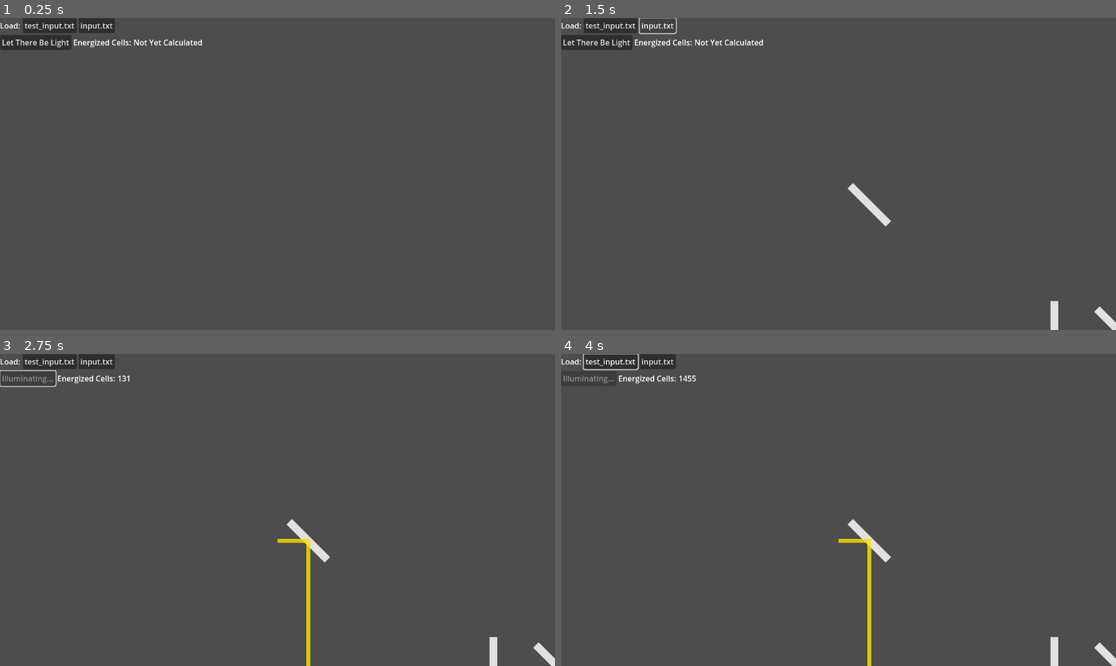
Above: before the commit, frames 1-4 (two rows, left to right).
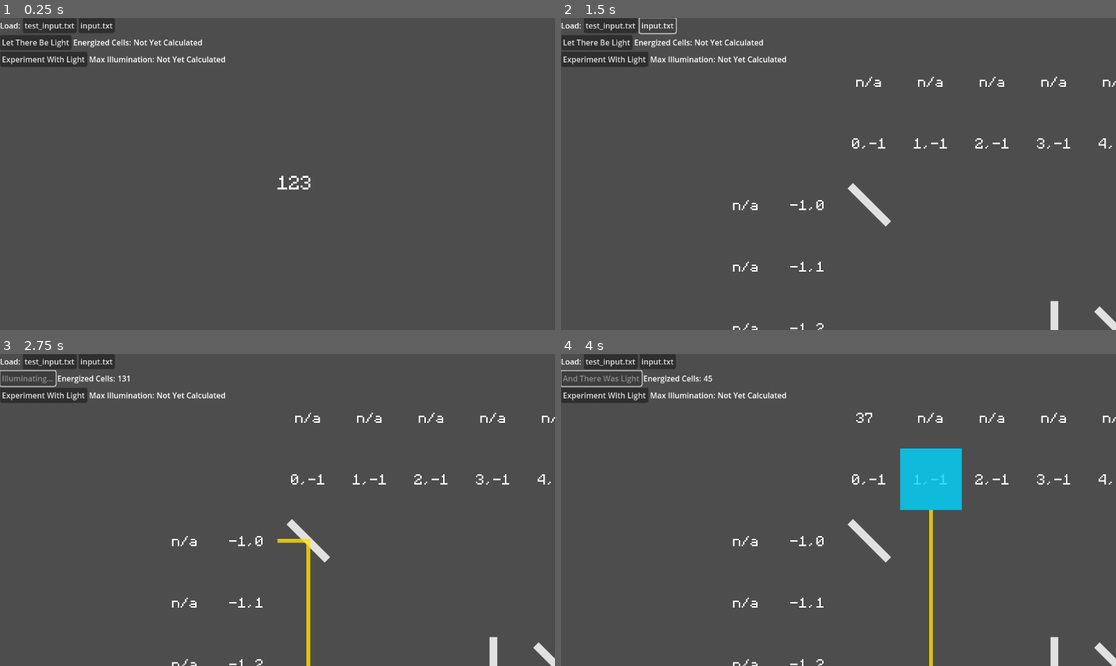
Above: after the commit, the same moments.

Repository: andrejp88/advent-of-code-2023
Game: Godot game, scene res://src/day_16/day_16.tscn
The game is run twice, just before and just after one commit, with the same random seed, the same clock (stepped at 60 frames per second) and the same inputs. The project has no main scene, so this scene is started directly.
Inputs (mouse positions are in pixels of both pictures, inside the frame that each line leads up to):
- Up to frame 1 (0.25 s): no input
- Up to frame 2 (1.5 s): click "test_input.txt" at 0.5 s; click "input.txt" at 1.25 s
- Up to frame 3 (2.75 s): click "Let There Be Light" at 2 s
- Up to frame 4 (4 s): click (605, 394) at 2.75 s, where only the run after the commit has a clickable "Experiment With Light"; tap Enter at 3.5 s; move the mouse to (960, 494) at 3.52 s; hold Up (ui_up) from 3.53 s (still down); hold Shift from 3.53 s (still down); click (960, 494) at 3.67 s

The runs differ from the first frame. In frame 1, 1.0% of the frame differs, in the area x 0-56%, y 10-56%; in frame 2, 1.7%; in frame 3, 1.7%; in frame 4, 5.1%, in the area x 0-100%, y 0-100%.

Commit message:
Day 16, Part 2

Diff:
--- a/src/day_16/day_16.gd
+++ b/src/day_16/day_16.gd
@@ -2,8 +2,9 @@
 
 
 @onready var tilemap: TileMap = $TileMap
-const tilemap_layer_mirrors := 0
-const tilemap_layer_light := 1
+const tilemap_layer_highlight := 0
+const tilemap_layer_mirrors := 1
+const tilemap_layer_light := 2
 
 const tilemap_mirror_atlas_coords := Vector2i(0, 1)
 const tilemap_mirrow_nesw_alternative := 0
@@ -31,6 +32,11 @@
 
 const tilemap_light_4_atlas_coords := Vector2i(1, 1)
 
+const tilemap_highlight_atlas_coords := Vector2i(0, 2)
+const tilemap_blank_atlas_coords := Vector2i(-1, -1)
+
+var size_x := 0
+var size_y := 0
 
 var should_shine := false
 var cells_per_step := 1
@@ -38,6 +44,8 @@
 var time_since_last_step := 0.0
 var next_light_stops: Array[Array] = []
 var already_visited_light_stops := {}
+
+signal done_with_iteration
 
 
 func _process(delta: float) -> void:
@@ -153,14 +161,21 @@
 			next_light_stops.clear()
 			next_light_stops.assign(next_light_stops_candidates.filter(
 				func(stop: Array) -> bool:
-					return tilemap.get_used_rect().has_point(stop[0]) and str(stop) not in already_visited_light_stops
+					return is_point_in_light_field(stop[0]) and str(stop) not in already_visited_light_stops
 			))
 
 
 		$CanvasLayer/VBoxContainer/HBoxContainer2/EnergizedCellsCountLabel.text = str(tilemap.get_used_cells(tilemap_layer_light).size())
 		if next_light_stops.is_empty():
 			$CanvasLayer/VBoxContainer/HBoxContainer2/ShineLightButton.text = "And There Was Light"
-
+			done_with_iteration.emit()
+
+
+func is_point_in_light_field(point: Vector2i) -> bool:
+	return (
+		point.x >= 0 and point.x < size_x and
+		point.y >= 0 and point.y < size_y
+	)
 
 func overlay_light(pos: Vector2i, desired_atlas_coords: Vector2i, desired_alternative: int) -> void:
 	var current_cell_data := tilemap.get_cell_tile_data(tilemap_layer_light, pos)
@@ -421,7 +436,6 @@
 							match desired_alternative:
 								tilemap_light_3_nws_alternative, tilemap_light_3_wne_alternative, tilemap_light_3_nes_alternative:
 									tilemap.set_cell(tilemap_layer_light, pos, 0, tilemap_light_4_atlas_coords)
-
 
 
 func load_and_repopulate_tilemap(path: String) -> void:
@@ -432,6 +446,8 @@
 
 
 func repopulate_tilemap(input: String) -> void:
+
+	#($Labels/LabelsContainer/Label as Label).getover
 
 	$CanvasLayer/VBoxContainer/HBoxContainer2/EnergizedCellsCountLabel.text = "Not Yet Calculated"
 	$CanvasLayer/VBoxContainer/HBoxContainer2/ShineLightButton.text = "Let There Be Light"
@@ -440,7 +456,17 @@
 	next_light_stops.clear()
 	already_visited_light_stops.clear()
 
+	var labels_container := $Labels/LabelsContainer
+	$Labels.remove_child(labels_container)
+	labels_container.free()
+	labels_container = Node2D.new()
+	labels_container.name = "LabelsContainer"
+	$Labels.add_child(labels_container)
+
 	var lines := input.split("\n", false)
+
+	size_x = lines[0].length()
+	size_y = lines.size()
 
 	for y: int in lines.size():
 		var line := lines[y]
@@ -458,7 +484,113 @@
 					tilemap.set_cell(tilemap_layer_mirrors, Vector2i(x, y), 0, tilemap_splitter_atlas_coords, tilemap_splitter_h_alternative)
 
 
+	for x: int in size_x:
+		for y: int in [-1, size_y]:
+			var pos_label := Label.new()
+			pos_label.name = "Position(%d,%d)" % [x, y]
+			pos_label.theme = preload("res://src/monocraft_theme.tres")
+			pos_label.add_theme_font_size_override("font_size", 27)
+			pos_label.text = "%d,%d" % [x, y]
+			$Labels/LabelsContainer.add_child(pos_label)
+			set_label_center_global_position_to_tile(pos_label, Vector2i(x, y))
+
+			var energized_cell_count_label := Label.new()
+			energized_cell_count_label.name = "EnergizedCellCount(%d,%d)" % [x, y]
+			energized_cell_count_label.theme = preload("res://src/monocraft_theme.tres")
+			energized_cell_count_label.add_theme_font_size_override("font_size", 27)
+			energized_cell_count_label.text = "n/a"
+			$Labels/LabelsContainer.add_child(energized_cell_count_label)
+			set_label_center_global_position_to_tile(energized_cell_count_label, Vector2i(x, y - 1 if y == tilemap.get_used_rect().position.y - 1 else y + 1))
+
+
+	for y: int in size_y:
+		for x: int in [-1, size_x]:
+			var pos_label := Label.new()
+			pos_label.name = "Position(%d,%d)"
+			pos_label.theme = preload("res://src/monocraft_theme.tres")
+			pos_label.add_theme_font_size_override("font_size", 27)
+			pos_label.text = "%d,%d" % [x, y]
+			$Labels/LabelsContainer.add_child(pos_label)
+			set_label_center_global_position_to_tile(pos_label, Vector2i(x, y))
+
+			var energized_cell_count_label := Label.new()
+			energized_cell_count_label.name = "EnergizedCellCount(%d,%d)" % [x, y]
+			energized_cell_count_label.theme = preload("res://src/monocraft_theme.tres")
+			energized_cell_count_label.add_theme_font_size_override("font_size", 27)
+			energized_cell_count_label.text = "n/a"
+			$Labels/LabelsContainer.add_child(energized_cell_count_label)
+			set_label_center_global_position_to_tile(energized_cell_count_label, Vector2i(x - 1 if x == tilemap.get_used_rect().position.x - 1 else x + 1, y))
+
+
+func set_label_center_global_position_to_tile(label: Label, pos: Vector2i) -> void:
+	label.global_position = (
+		Vector2(tilemap.tile_set.tile_size) * Vector2(pos) +
+		Vector2(tilemap.tile_set.tile_size) / 2.0 -
+		label.size / 2.0
+	)
+
+
 func shine_light() -> void:
 	$CanvasLayer/VBoxContainer/HBoxContainer2/ShineLightButton.text = "Illuminating..."
 	$CanvasLayer/VBoxContainer/HBoxContainer2/ShineLightButton.disabled = true
+
+	tilemap.clear_layer(tilemap_layer_light)
+
 	next_light_stops = [[Vector2i.ZERO, Vector2i.RIGHT]]
+
+
+func experiment_with_light() -> void:
+
+	$CanvasLayer/VBoxContainer/HBoxContainer2/ShineLightButton.disabled = true
+
+	var max_energized_cell_count := 0
+
+	for x: int in size_x:
+		var y_top := -1
+		var y_bottom := size_y
+
+		tilemap.set_cell(tilemap_layer_highlight, Vector2i(x, y_top), 0, tilemap_highlight_atlas_coords)
+		next_light_stops.clear()
+		already_visited_light_stops.clear()
+		tilemap.clear_layer(tilemap_layer_light)
+		next_light_stops = [[Vector2i(x, y_top + 1), Vector2i.DOWN]]
+		await done_with_iteration
+		$Labels/LabelsContainer.get_node("EnergizedCellCount(%s,%s)" % [x, y_top]).text = str(tilemap.get_used_cells(tilemap_layer_light).size())
+		tilemap.set_cell(tilemap_layer_highlight, Vector2i(x, y_top), -1, tilemap_blank_atlas_coords)
+
+		tilemap.set_cell(tilemap_layer_highlight, Vector2i(x, y_bottom), 0, tilemap_highlight_atlas_coords)
+		next_light_stops.clear()
+		already_visited_light_stops.clear()
+		tilemap.clear_layer(tilemap_layer_light)
+		next_light_stops = [[Vector2i(x, y_bottom - 1), Vector2i.UP]]
+		await done_with_iteration
+		$Labels/LabelsContainer.get_node("EnergizedCellCount(%s,%s)" % [x, y_bottom]).text = str(tilemap.get_used_cells(tilemap_layer_light).size())
+		tilemap.set_cell(tilemap_layer_highlight, Vector2i(x, y_bottom), -1, tilemap_blank_atlas_coords)
+
+
+	for y: int in size_y:
+		var x_left := -1
+		var x_right := size_x
+
+		tilemap.set_cell(tilemap_layer_highlight, Vector2i(x_left, y), 0, tilemap_highlight_atlas_coords)
+		next_light_stops.clear()
+		already_visited_light_stops.clear()
+		tilemap.clear_layer(tilemap_layer_light)
+		next_light_stops = [[Vector2i(x_left + 1, y), Vector2i.RIGHT]]
+		await done_with_iteration
+		$Labels/LabelsContainer.get_node("EnergizedCellCount(%s,%s)" % [x_left, y]).text = str(tilemap.get_used_cells(tilemap_layer_light).size())
+		tilemap.set_cell(tilemap_layer_highlight, Vector2i(x_left, y), 0, tilemap_blank_atlas_coords)
+
+		tilemap.set_cell(tilemap_layer_highlight, Vector2i(x_right, y), 0, tilemap_highlight_atlas_coords)
+		next_light_stops.clear()
+		already_visited_light_stops.clear()
+		tilemap.clear_layer(tilemap_layer_light)
+		next_light_stops = [[Vector2i(x_right - 1, y), Vector2i.LEFT]]
+		await done_with_iteration
+		$Labels/LabelsContainer.get_node("EnergizedCellCount(%s,%s)" % [x_right, y]).text = str(tilemap.get_used_cells(tilemap_layer_light).size())
+		tilemap.set_cell(tilemap_layer_highlight, Vector2i(x_right, y), 0, tilemap_blank_atlas_coords)
+
+	var labels := $Labels/LabelsContainer.find_children("EnergizedCellCount(*,*)", "Label", false, false)
+	for label: Label in labels:
+		if int(label.text) > int($CanvasLayer/VBoxContainer/HBoxContainer3/MaxIlluminationLabel.text):
+			$CanvasLayer/VBoxContainer/HBoxContainer3/MaxIlluminationLabel.text = label.text
--- a/src/day_16/day_16.tscn
+++ b/src/day_16/day_16.tscn
@@ -1,8 +1,9 @@
-[gd_scene load_steps=6 format=3 uid="uid://ckqcoemteyvnb"]
+[gd_scene load_steps=7 format=3 uid="uid://ckqcoemteyvnb"]
 
 [ext_resource type="PackedScene" uid="uid://ij80ps8ylook" path="res://src/mouse_camera.tscn" id="1_3ng5v"]
 [ext_resource type="Script" path="res://src/day_16/day_16.gd" id="1_gvq3r"]
 [ext_resource type="Texture2D" uid="uid://c1oihdua0xyj8" path="res://src/day_16/tilemap.svg" id="3_5dlk5"]
+[ext_resource type="Theme" uid="uid://dwcsl72g2ktdp" path="res://src/monocraft_theme.tres" id="3_738jl"]
 
 [sub_resource type="TileSetAtlasSource" id="TileSetAtlasSource_5xr1q"]
 texture = ExtResource("3_5dlk5")
@@ -37,6 +38,7 @@
 2:1/3 = 3
 2:1/3/flip_v = true
 2:1/3/transpose = true
+0:2/0 = 0
 
 [sub_resource type="TileSet" id="TileSet_58n7l"]
 tile_size = Vector2i(128, 128)
@@ -47,12 +49,25 @@
 
 [node name="MouseCamera" parent="." instance=ExtResource("1_3ng5v")]
 
+[node name="Labels" type="Node2D" parent="."]
+
+[node name="LabelsContainer" type="Node2D" parent="Labels"]
+
+[node name="Label" type="Label" parent="Labels/LabelsContainer"]
+offset_right = 40.0
+offset_bottom = 23.0
+theme = ExtResource("3_738jl")
+theme_override_font_sizes/font_size = 36
+text = "123"
+
 [node name="TileMap" type="TileMap" parent="."]
 tile_set = SubResource("TileSet_58n7l")
 format = 2
-layer_0/name = "Mirrors"
-layer_1/name = "Light"
+layer_0/name = "Highlight"
+layer_1/name = "Mirrors"
 layer_1/tile_data = PackedInt32Array()
+layer_2/name = "Light"
+layer_2/tile_data = PackedInt32Array()
 
 [node name="CanvasLayer" type="CanvasLayer" parent="."]
 
@@ -90,6 +105,22 @@
 layout_mode = 2
 text = "Not Yet Calculated"
 
+[node name="HBoxContainer3" type="HBoxContainer" parent="CanvasLayer/VBoxContainer"]
+layout_mode = 2
+
+[node name="ExperimentWithLightButton" type="Button" parent="CanvasLayer/VBoxContainer/HBoxContainer3"]
+layout_mode = 2
+text = "Experiment With Light"
+
+[node name="Label" type="Label" parent="CanvasLayer/VBoxContainer/HBoxContainer3"]
+layout_mode = 2
+text = "Max Illumination:"
+
+[node name="MaxIlluminationLabel" type="Label" parent="CanvasLayer/VBoxContainer/HBoxContainer3"]
+layout_mode = 2
+text = "Not Yet Calculated"
+
 [connection signal="pressed" from="CanvasLayer/VBoxContainer/HBoxContainer/LoadTestInputButton" to="." method="load_and_repopulate_tilemap" binds= ["res://src/day_16/test_input.txt"]]
 [connection signal="pressed" from="CanvasLayer/VBoxContainer/HBoxContainer/LoadRealInputButton" to="." method="load_and_repopulate_tilemap" binds= ["res://src/day_16/input.txt"]]
 [connection signal="pressed" from="CanvasLayer/VBoxContainer/HBoxContainer2/ShineLightButton" to="." method="shine_light"]
+[connection signal="pressed" from="CanvasLayer/VBoxContainer/HBoxContainer3/ExperimentWithLightButton" to="." method="experiment_with_light"]
--- a/src/day_16/tilemap.svg
+++ b/src/day_16/tilemap.svg
@@ -4,8 +4,8 @@
    inkscape:version="1.3.2 (091e20ef0f, 2023-11-25, custom)"
    id="svg8"
    version="1.1"
-   viewBox="0 0 384 256"
-   height="256"
+   viewBox="0 0 384 384"
+   height="384"
    width="384"
    xmlns:inkscape="http://www.inkscape.org/namespaces/inkscape"
    xmlns:sodipodi="http://sodipodi.sourceforge.net/DTD/sodipodi-0.dtd"
@@ -82,14 +82,14 @@
        y="34.50967"
        transform="rotate(45)" />
     <rect
-       style="fill:#ffe000;fill-opacity:0.80000001;stroke-width:0;stroke-linecap:round;stroke-linejoin:round;stroke-miterlimit:16"
+       style="fill:#ffe000;fill-opacity:0.8;stroke-width:0;stroke-linecap:round;stroke-linejoin:round;stroke-miterlimit:16"
        id="rect3"
        width="8"
        height="128"
        x="188"
        y="0" />
     <path
-       style="fill:#ffe000;fill-opacity:0.80000001;stroke-width:0;stroke-linecap:round;stroke-linejoin:round;stroke-miterlimit:16"
+       style="fill:#ffe000;fill-opacity:0.8;stroke-width:0;stroke-linecap:round;stroke-linejoin:round;stroke-miterlimit:16"
        d="M 384,60 H 324 V 0 h -8 v 68 h 68 z"
        id="path3"
        sodipodi:nodetypes="ccccccc"
@@ -97,14 +97,21 @@
        inkscape:transform-center-y="-30" />
     <path
        id="rect4"
-       style="fill:#ffe000;fill-opacity:0.80000001;stroke-width:0;stroke-linecap:round;stroke-linejoin:round;stroke-miterlimit:16"
+       style="fill:#ffe000;fill-opacity:0.8;stroke-width:0;stroke-linecap:round;stroke-linejoin:round;stroke-miterlimit:16"
        d="m 188,128 h 8 v 60 h 60 v 8 h -60 v 60 h -8 v -60 h -60 v -8 h 60 z"
        sodipodi:nodetypes="ccccccccccccc" />
     <path
        id="path4"
-       style="fill:#ffe000;fill-opacity:0.80000001;stroke-width:0;stroke-linecap:round;stroke-linejoin:round;stroke-miterlimit:16"
+       style="fill:#ffe000;fill-opacity:0.8;stroke-width:0;stroke-linecap:round;stroke-linejoin:round;stroke-miterlimit:16"
        d="m 384,188 v 8 h -60 v 60 h -8 V 128 h 8 v 60 z"
        sodipodi:nodetypes="ccccccccc"
        inkscape:transform-center-x="-30" />
+    <rect
+       style="fill:#00d5ff;fill-opacity:0.80000001;stroke-width:0;stroke-linecap:round;stroke-linejoin:round;stroke-miterlimit:16"
+       id="rect7"
+       width="128"
+       height="128"
+       x="0"
+       y="256" />
   </g>
 </svg>
